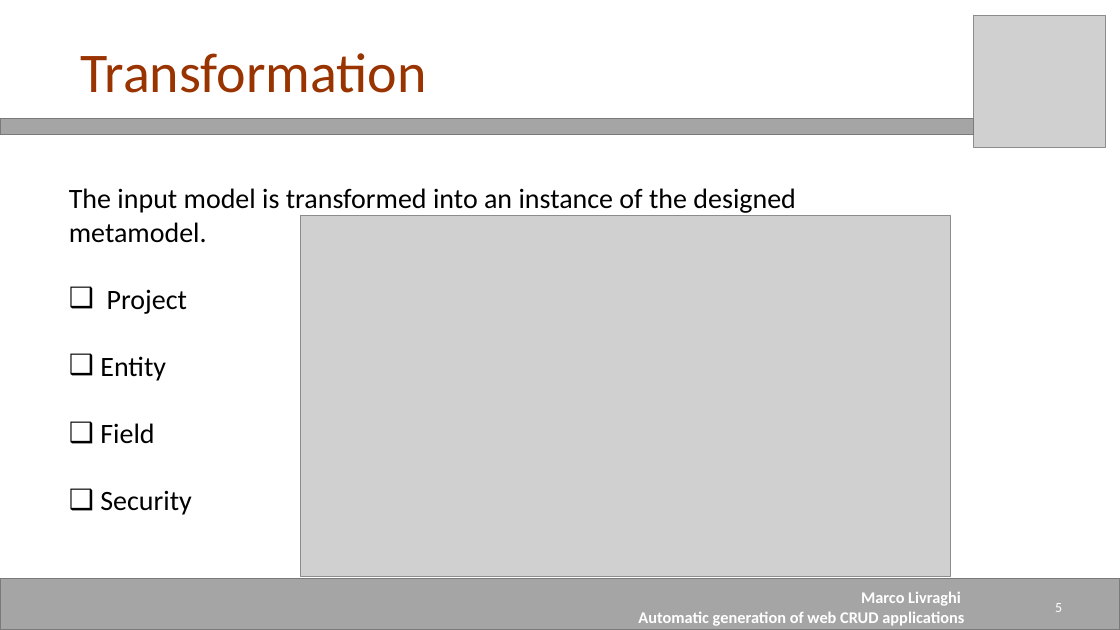
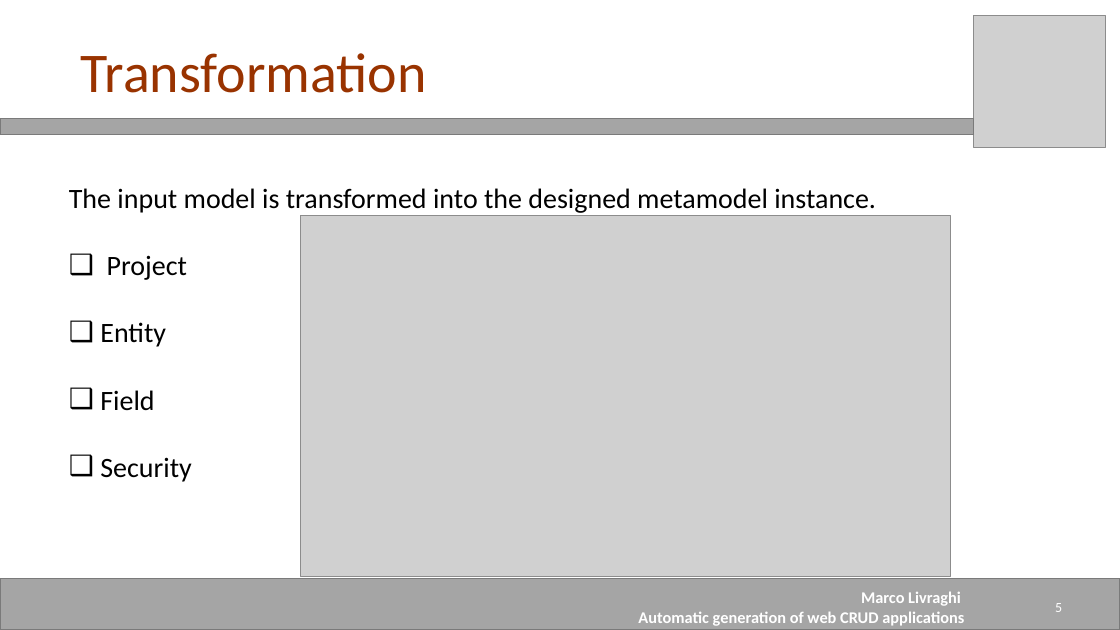
Before and after one commit to mrclivraghi/Anggen, a slide deck: slide 5 of Documentation/Presentation_Livraghi.pptx. Drawn at 1120x630 pixels with LibreOffice and Linux fonts; fonts in the diff are those of the drawing; grey boxes stand for pictures. Boxes give left, top, right and bottom in pixels: in the first picture for what was removed or moved away, otherwise in the second. Text is boxed around its words. In the diff, an @@ line names an element or a change of style, - is before the commit and + after.

```diff
--- a/Documentation/Presentation_Livraghi.pptx
+++ b/Documentation/Presentation_Livraghi.pptx
@@ text at [69,188,876,213]: text changed @@
-The input model is transformed into an instance of the designed metamodel.
+The input model is transformed into the designed metamodel instance.
```
Also in this commit, not shown: 6 other slides changed.
